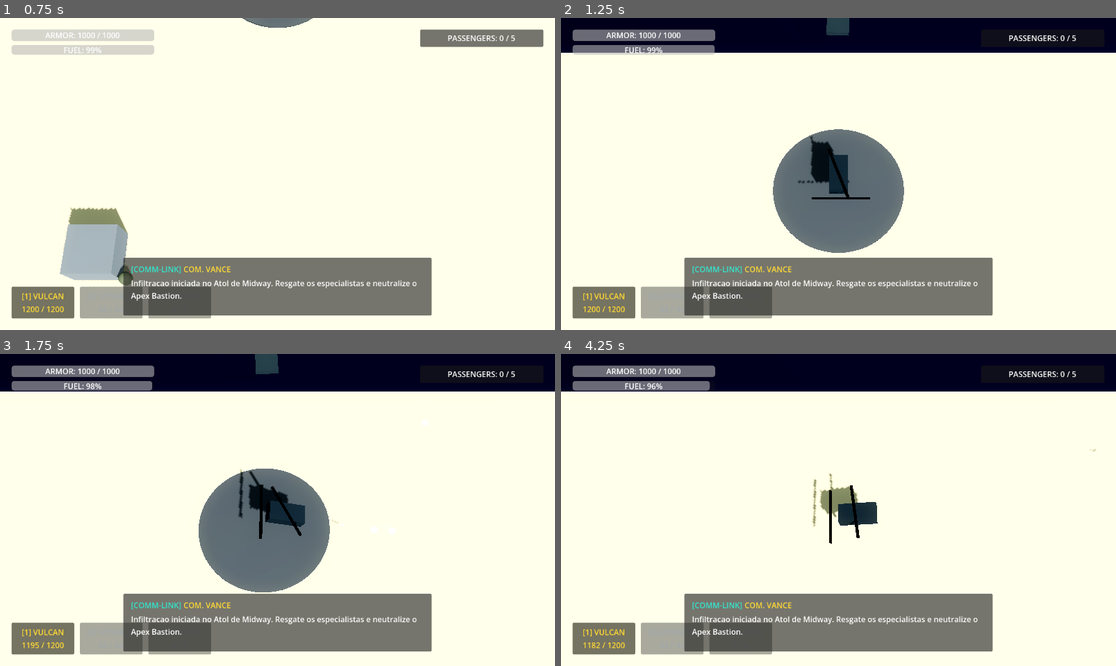
Above: before the commit, frames 1-4 (two rows, left to right).
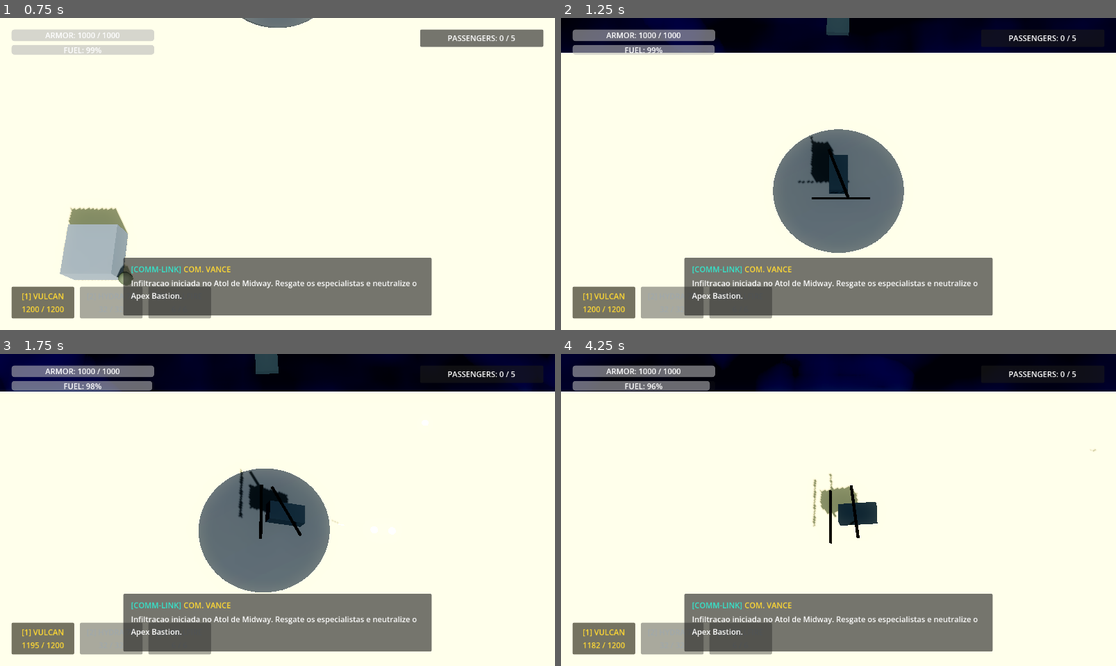
Above: after the commit, the same moments.

Repository: alexcamargos/BlackoutStrike
Game: Godot game, scene res://scenes/core/main.tscn
Two runs of this game, one before a commit and one after it. Both use one fixed random seed, a clock stepped at 60 frames per second and the inputs below.
Inputs (mouse positions are in pixels of both pictures, inside the frame that each line leads up to):
- Up to frame 1 (0.75 s): click "INICIAR INCURSAO" at 0.5 s
- Up to frame 2 (1.25 s): no input
- Up to frame 3 (1.75 s): tap Enter at 1.25 s; move the mouse to (399, 494) at 1.27 s; press the mouse at (399, 494) at 1.28 s; hold D (move_east) from 1.28 s (still down)
- Up to frame 4 (4.25 s): release D (move_east) at 2 s; release the mouse at (960, 494) at 2 s; drag from (727, 525) to (810, 572) at 2.02 s; move the mouse to (894, 441) at 2.77 s; hold D (move_east) 2.78-3.5 s; tap 1 (weapon_slot_1) at 2.85 s; drag from (810, 572) to (672, 463) at 3.52 s

Frame 1 is identical in both runs. In frame 2, 0.3% of the frame differs, in the area x 15-25%, y 0-9%; in frame 3, 0.9%; in frame 4, 1.4%, in the area x 37-63%, y 0-13%.

Commit message:
feat(mission): vincular normais e cores calibradas ao oceano na missao 1

Diff:
--- a/scenes/core/mission_01_midway.tscn
+++ b/scenes/core/mission_01_midway.tscn
@@ -11,15 +11,19 @@
 [ext_resource type="PackedScene" uid="uid://boon_selection_ui_01" path="res://scenes/roguelite/boon_selection_ui.tscn" id="9_boon_ui"]
 [ext_resource type="PackedScene" uid="uid://radio_box_ui_01" path="res://scenes/ui/radio_transmission_box.tscn" id="10_radio"]
 [ext_resource type="Script" path="res://scenes/core/mission_01_midway.gd" id="11_mission"]
+[ext_resource type="Texture2D" uid="uid://ocean_wave_normal_1_res" path="res://assets/textures/water/ocean_wave_normal_1.tres" id="12_norm1"]
+[ext_resource type="Texture2D" uid="uid://ocean_wave_normal_2_res" path="res://assets/textures/water/ocean_wave_normal_2.tres" id="13_norm2"]
 
 [sub_resource type="ShaderMaterial" id="ShaderMaterial_ocean"]
 render_priority = 0
 shader = ExtResource("2_water_shader")
-shader_parameter/shallow_color = Color(0.08, 0.65, 0.72, 1)
-shader_parameter/deep_color = Color(0.01, 0.08, 0.22, 1)
+shader_parameter/shallow_color = Color(0.0784314, 0.65098, 0.721569, 1)
+shader_parameter/deep_color = Color(0.0117647, 0.0784314, 0.219608, 1)
 shader_parameter/depth_distance = 4.0
 shader_parameter/foam_color = Color(0.95, 0.98, 1, 1)
 shader_parameter/foam_intersection_depth = 0.45
+shader_parameter/wave_normal_1 = ExtResource("12_norm1")
+shader_parameter/wave_normal_2 = ExtResource("13_norm2")
 shader_parameter/wave_speed_1 = Vector2(0.02, 0.01)
 shader_parameter/wave_speed_2 = Vector2(-0.01, 0.03)
 shader_parameter/roughness = 0.12
Not shown: 1 places in scenes/core/mission_01_midway.tscn that only renumber resources
